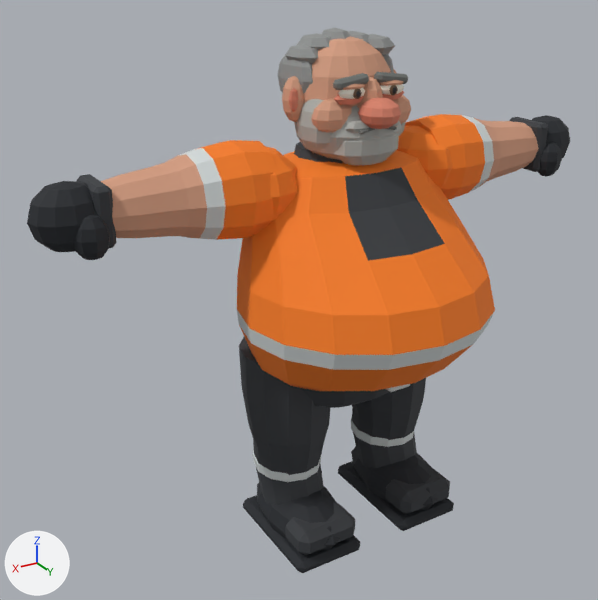
A saved change to the FBX model Assets/EscapeViggo/Art/Characters/Viggo/Models/Viggo.fbx.
Rendered twice from a 50 mm camera at (1.419, 2.105, 1.886) aimed at (0.171, 0.024, 0.846). The lights are fixed; the arrows at lower left show +X, +Y and +Z. The first picture is the older version.

The first picture shows 'Viggo'.
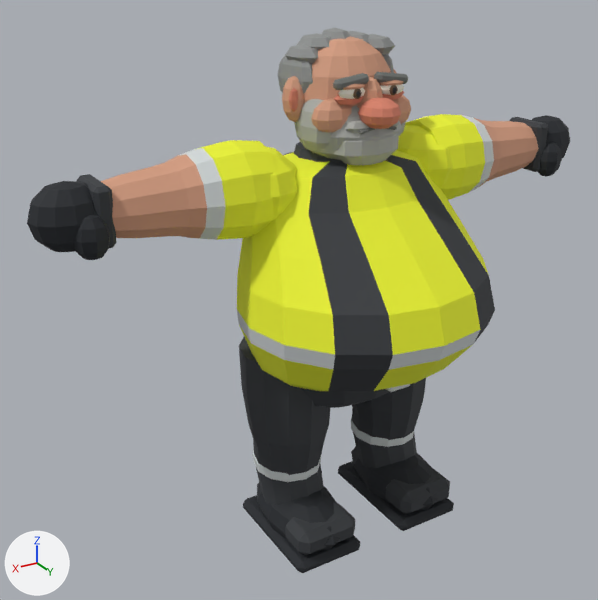
What changed in the scene script:
```text
Change mat_mat_viggo_orange:
    mat_mat_viggo_orange.base_color: (0.95, 0.205, 0.012) -> (0.85, 0.92, 0.025)  # orange #f97d1d -> yellow #edf62c
Change me_round_work_jacket_001:
    where me_round_work_jacket_001.from_pydata(...)  # 2863 vertices, 5474 faces; spans x -0.97..0.97, y -0.26..0.53, z 0.0..1.66
    used by ob_viggo; location = (0.0, 0.0, 0.0)
    me_round_work_jacket_001 part 1: 56 of the faces centred in x -0.24..0.24, y -0.18..0.46, z 0.63..1.29 switch from mat_mat_viggo_orange (orange #f97d1d) to mat_mat_viggo_charcoal (dark grey #373a3e)
    me_round_work_jacket_001 part 2: all 8 faces centred in x -0.25..0.25, y -0.17..0.47, z 0.82..0.84 switch from mat_mat_viggo_reflector (light grey #d4dada) to mat_mat_viggo_charcoal (dark grey #373a3e)
    me_round_work_jacket_001 part 3: all 8 faces centred in x -0.09..0.09, y 0.2..0.32, z 1.11..1.24 switch from mat_mat_viggo_charcoal (dark grey #373a3e) to mat_mat_viggo_orange (yellow #edf62c)
```

What differs and where, as boxes [x1, y1, x2, y2] in the pictures (598 x 600 px):
'Viggo', recoloured (orange to yellow): [196, 107, 495, 395] in both
part 1 of me_round_work_jacket_001, recoloured (orange to dark grey): [284, 152, 495, 391] in both
part 2 of me_round_work_jacket_001, recoloured: [333, 312, 494, 370] in both
part 3 of me_round_work_jacket_001, recoloured (dark grey to yellow): [345, 168, 445, 261] in both
